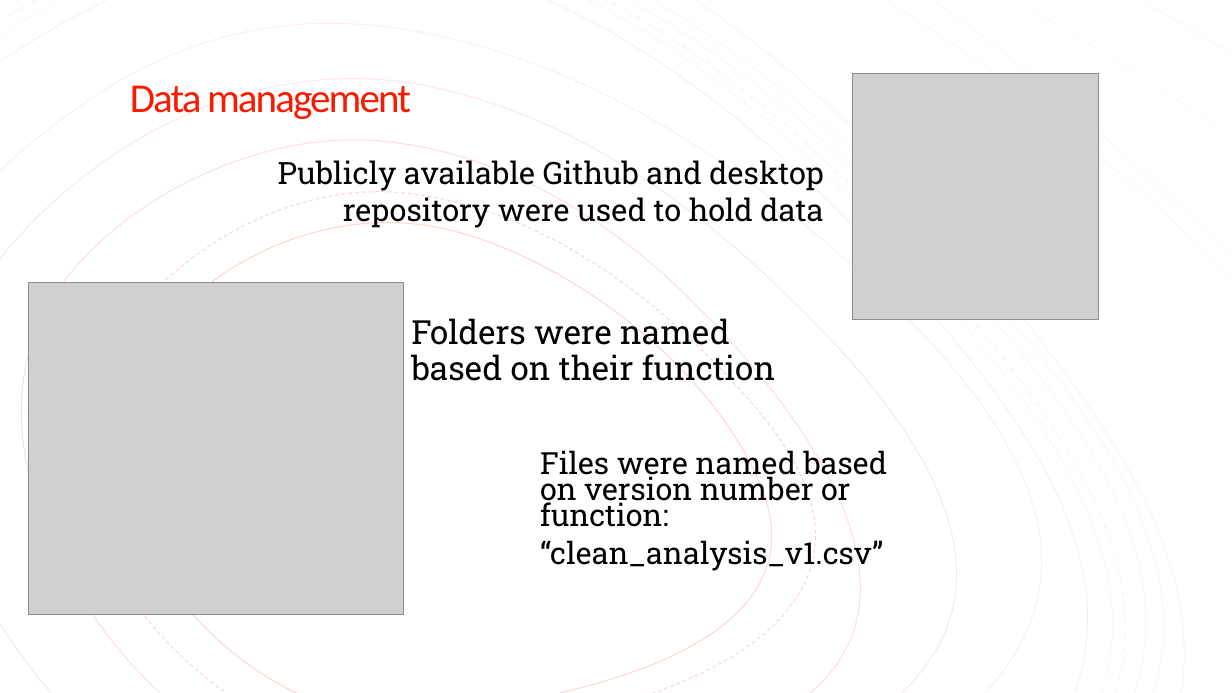
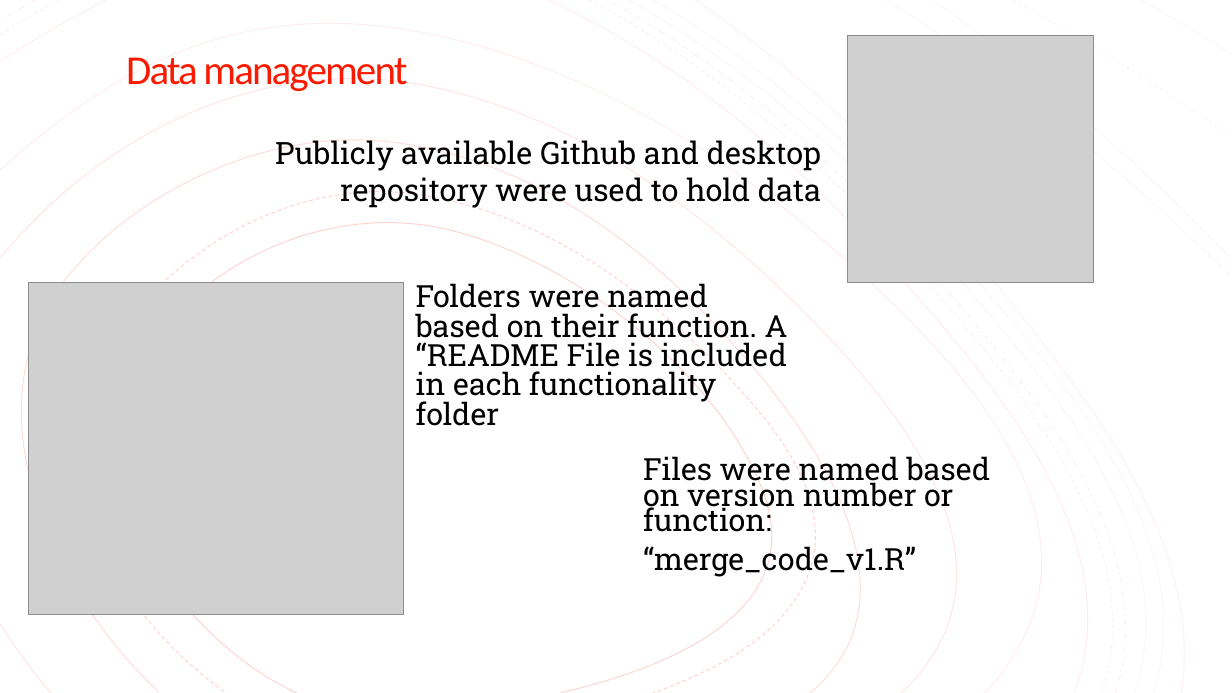
Before and after one commit to cnagbim/Data-Management-Final-Project-Agbim, a slide deck: slide 15 of writing_literature_present/final_presentation.pptx (slide 14 before the commit). Drawn at 1232x693 pixels with LibreOffice and Linux fonts; fonts in the diff are those of the drawing; grey boxes stand for pictures. Boxes give left, top, right and bottom in pixels: in the first picture for what was removed or moved away, otherwise in the second. Text is boxed around its words. In the diff, an @@ line names an element or a change of style, - is before the commit and + after.

Commit message:
updated presentation

```diff
--- a/writing_literature_present/final_presentation.pptx
+++ b/writing_literature_present/final_presentation.pptx
@@ title "Data management": place and size @@
-title "Data management" at [130,85,411,119]
+title "Data management" at [126,57,407,91]
@@ picture: place and size @@
-picture at [853,74,1100,321]
+picture at [848,36,1094,283]
@@ text "Publicly available Github and desktop ...": place and size @@
-text "Publicly available Github and desktop ..." at [278,160,823,229]
+text "Publicly available Github and desktop ..." at [275,140,821,209]
@@ text at [416,280,788,426]: text changed; size 25.9 to 23.8 pt @@
-Folders were named based on their function
+Folders were named based on their function. A “README File is included in each functionality folder
@@ text "Files were named based on ...": place and size @@
-text "Files were named based on ..." at [540,447,888,572]
+text "Files were named based on ..." at [643,452,991,577]
@@ text at [643,542,916,577]: text changed @@
-“clean_analysis_v1.csv”
+“merge_code_v1.R”
```
Also in this commit, not shown: 3 other slides changed, 2 slides added, 2 slides removed, 1 other file.
